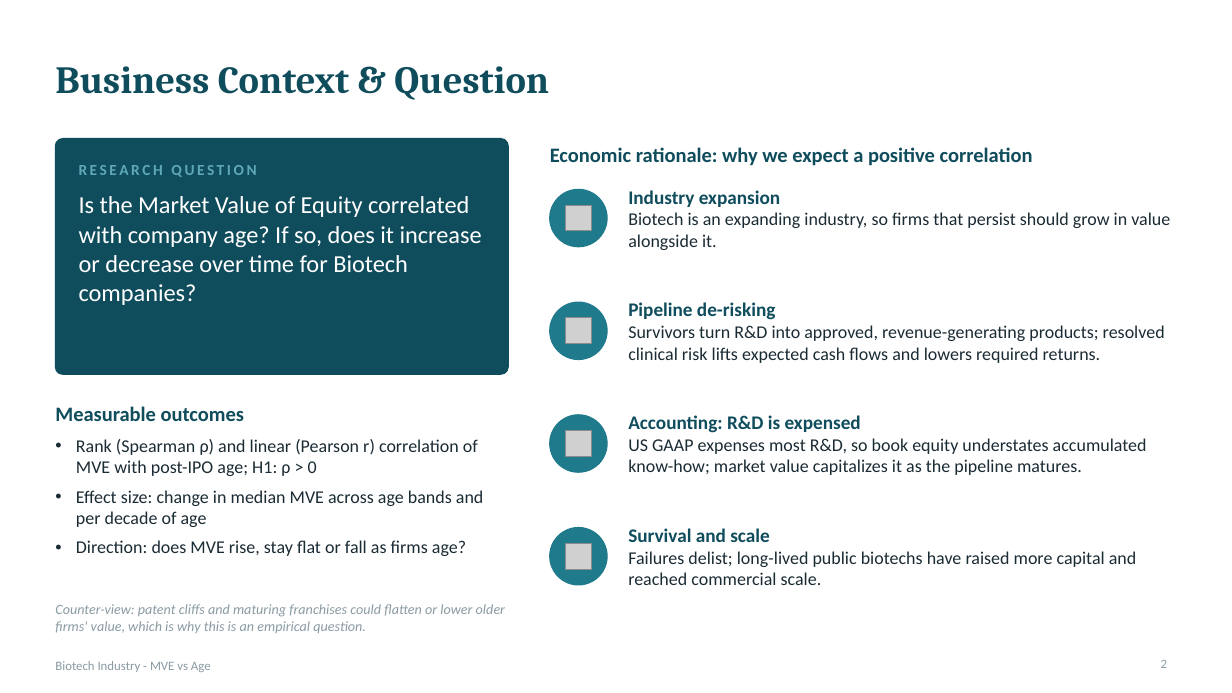
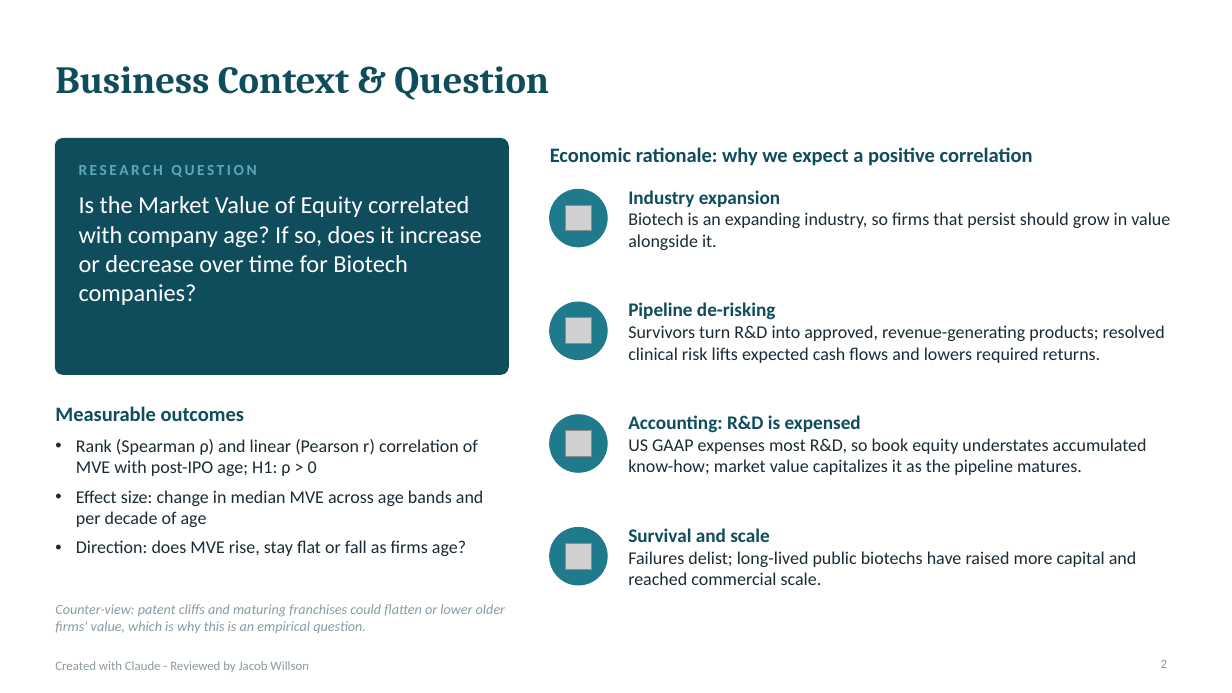
Before and after one commit to AlwaysOverachieve/Project1, a slide deck: slide 2 of out/Biotech_MVE_vs_Age.pptx. Drawn at 1232x693 pixels with LibreOffice and Linux fonts; fonts in the diff are those of the drawing; grey boxes stand for pictures. Boxes give left, top, right and bottom in pixels: in the first picture for what was removed or moved away, otherwise in the second. Text is boxed around its words. In the diff, an @@ line names an element or a change of style, - is before the commit and + after.

```diff
--- a/out/Biotech_MVE_vs_Age.pptx
+++ b/out/Biotech_MVE_vs_Age.pptx
@@ text removed at <box>55,661,211,672</box> @@
-Biotech Industry - MVE vs Age
@@ text added at <box>55,661,309,672</box>, 10 pt, text #8A9BA3 @@
+Created with Claude - Reviewed by Jacob Willson
```
Also in this commit, not shown: 9 other slides changed, 2 other files.
